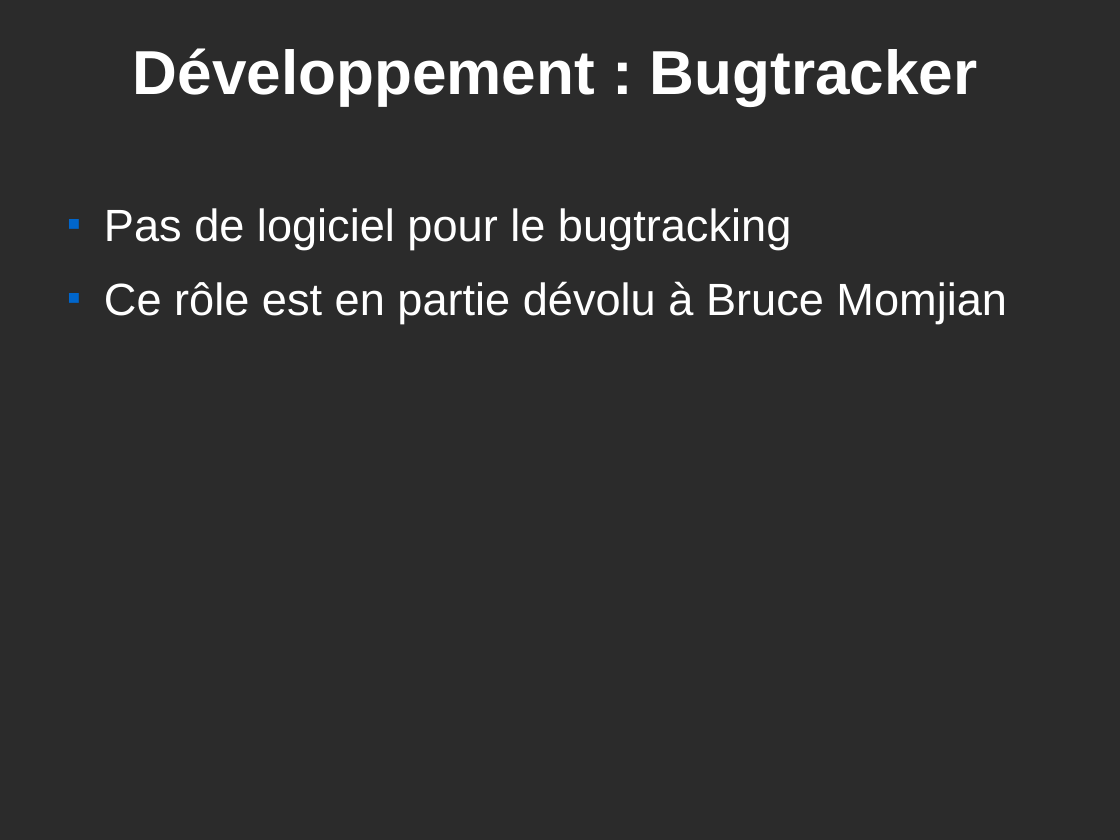
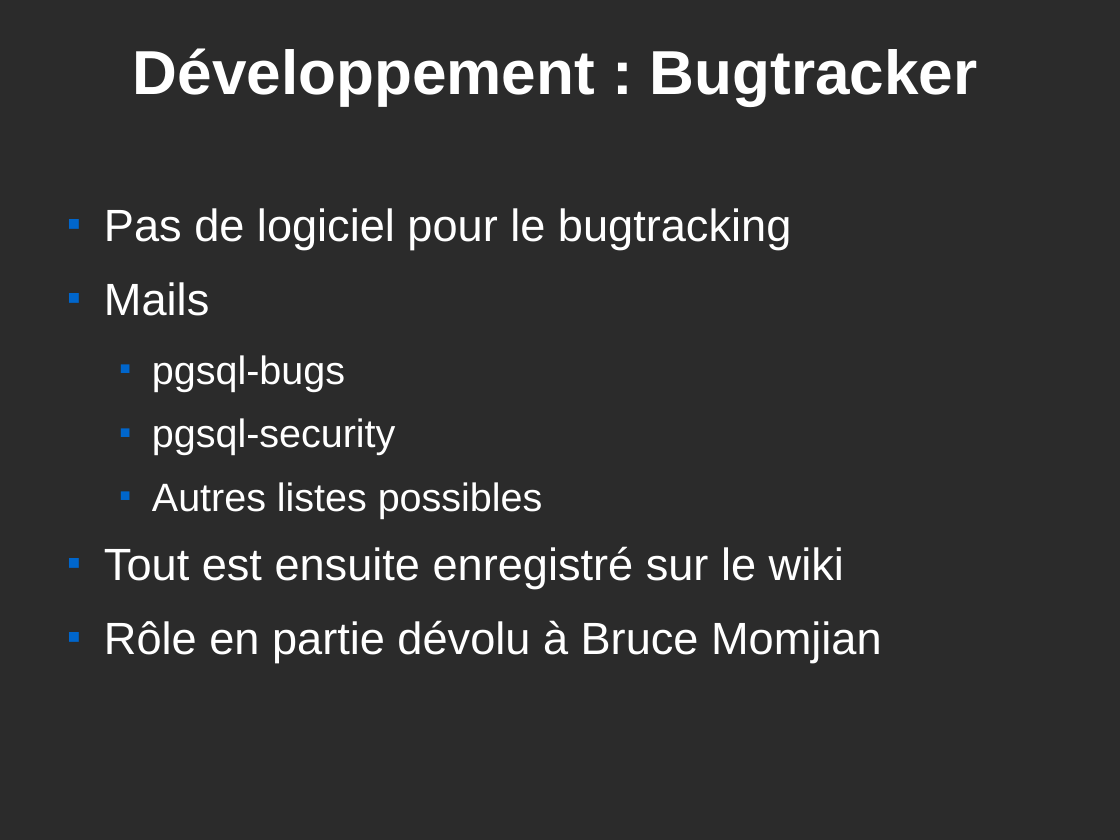
Before and after one commit to postgresqlfr/pgfr_materials, a slide deck: slide 33 of advocacy/trunk/confs/presentationPG.odp. Drawn at 1120x840 pixels with LibreOffice and Linux fonts; fonts in the diff are those of the drawing; background and template pictures are left out; a plain dark background stands for a picture behind light text. Boxes give left, top, right and bottom in pixels: in the first picture for what was removed or moved away, otherwise in the second. Text is boxed around its words. In the diff, an @@ line names an element or a change of style, - is before the commit and + after.

Commit message:
Ajout d'infos sur les deux dernières slides (CVS et Bugtracker). Ajout d'une copie d'écran et modification de la version pour pgsnap. Amélioration de la dernière slide (Remerciements/Questions).

```diff
--- a/advocacy/trunk/confs/presentationPG.odp
+++ b/advocacy/trunk/confs/presentationPG.odp
@@ text at bbox=[104, 282, 882, 663]: text changed @@
-■ Ce rôle est en partie dévolu à Bruce Momjian
+■ Mails
+  ■ pgsql-bugs
+  ■ pgsql-security
+  ■ Autres listes possibles
+■ Tout est ensuite enregistré sur le wiki
+■ Rôle en partie dévolu à Bruce Momjian
```
Also in this commit, not shown: 4 other slides changed.
